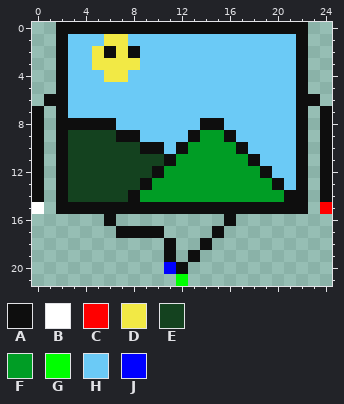
Two versions of one pixel-art sprite, media/imgEnemy/1/spr6.png. Above, as it was before the edit.
The file is 125x110 pixels, drawn in blocks of 5x5; one block is one cell here.
Palette (. is transparent): A #0e0e0e  B #ffffff  C #ff0000  D #f2e945  E #14421f  F #009d25  G #00ff00  H #6bcaf6  J #0000ff
Pixels before, first column x 0:
 0 ..AAAAAAAAAAAAAAAAAAAAA..
 1 ..AHHHDDHHHHHHHHHHHHHHA..
 2 ..AHHDADAHHHHHHHHHHHHHA..
 3 ..AHHDDDDHHHHHHHHHHHHHA..
 4 ..AHHHDDHHHHHHHHHHHHHHA..
 5 ..AHHHHHHHHHHHHHHHHHHHA..
 6 .AAHHHHHHHHHHHHHHHHHHHAA.
 7 A.AHHHHHHHHHHHHHHHHHHHA.A
 8 A.AAAAAHHHHHHHAAHHHHHHA.A
 9 A.AEEEEAAHHHHAFFAHHHHHA.A
10 A.AEEEEEEAAHAFFFFAHHHHA.A
11 A.AEEEEEEEEAFFFFFFAHHHA.A
12 A.AEEEEEEEAFFFFFFFFAHHA.A
13 A.AEEEEEEAFFFFFFFFFFAHA.A
14 A.AEEEEEAFFFFFFFFFFFFAA.A
15 B.AAAAAAAAAAAAAAAAAAAAA.C
16 ......A.........A........
17 .......AAAA....A.........
18 ...........A..A..........
19 ...........A.A...........
20 ...........JA............
21 ............G............
After the commit:
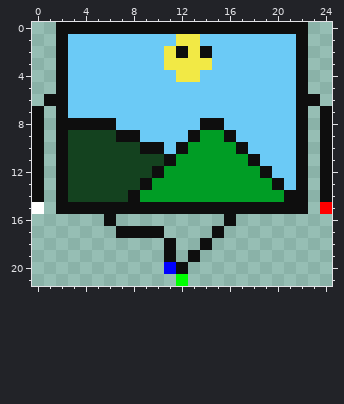
Difference:
Changed rows in their new state; - is an unchanged pixel.
first column x 5:
 1 -HH----DD-
 2 HHHH--DADA
 3 HHHH--DDDD
 4 -HH----DD-
Changed places in both pictures, as pixel boxes (x1, y1, x2, y2):
changed: (92, 34, 212, 82)
